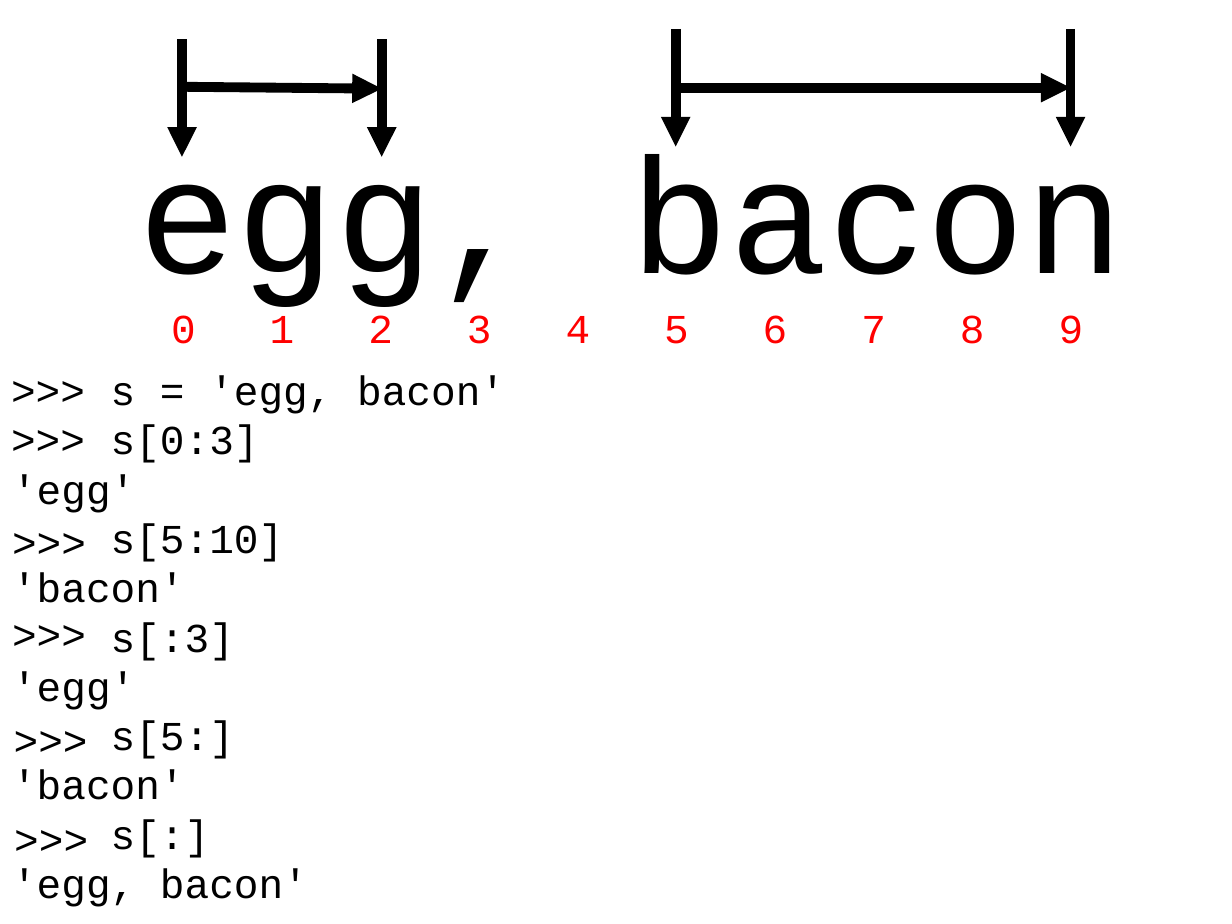
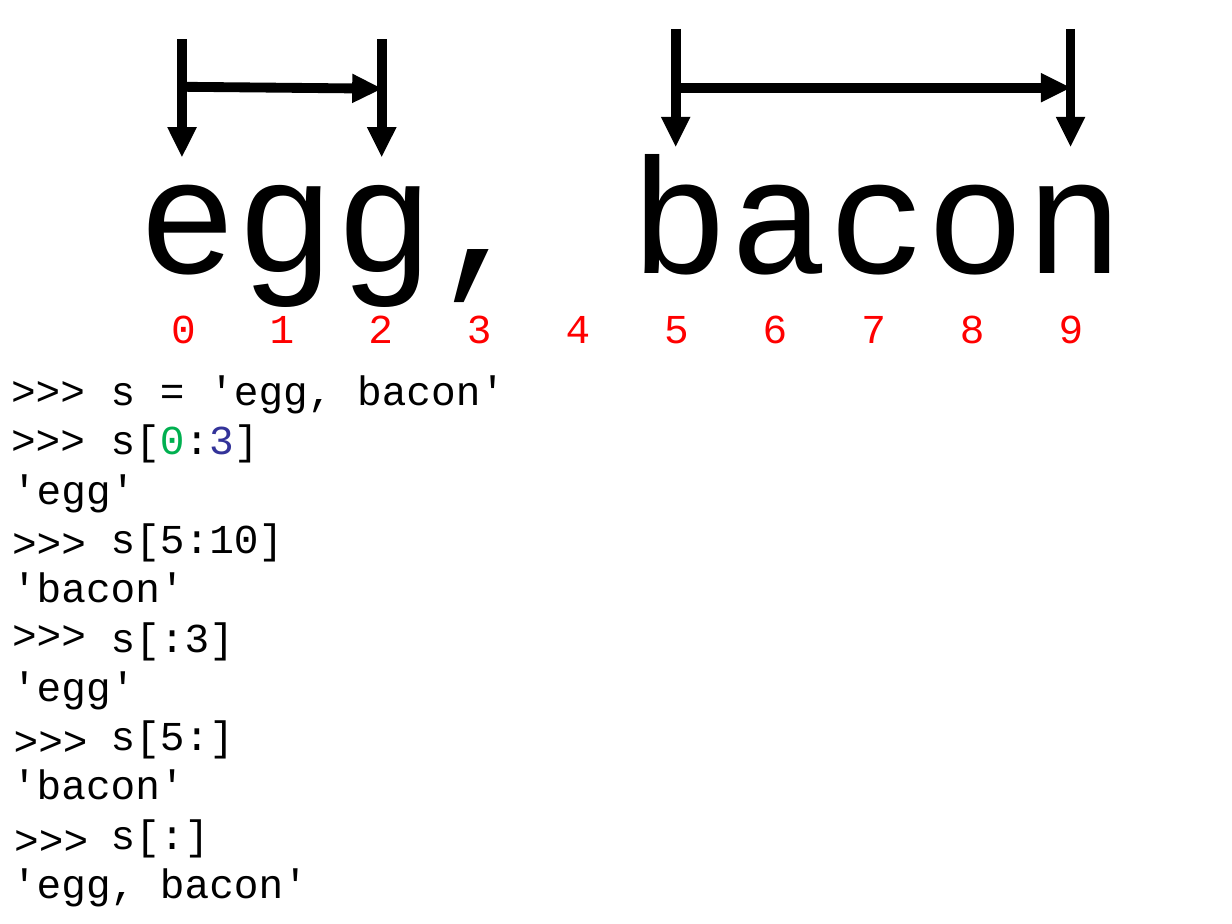
Before and after one commit to parmentelat/flotpython-archive, a slide deck: slide 1 of semaine2/CO12AL-W2-SLIDE3.pptx. Drawn at 1232x924 pixels with LibreOffice and Linux fonts; fonts in the diff are those of the drawing. Boxes give left, top, right and bottom in pixels: in the first picture for what was removed or moved away, otherwise in the second. Text is boxed around its words. In the diff, an @@ line names an element or a change of style, - is before the commit and + after.

```diff
--- a/semaine2/CO12AL-W2-SLIDE3.pptx
+++ b/semaine2/CO12AL-W2-SLIDE3.pptx
@@ text at [111, 425, 259, 463]: text colour #000000 to #00B050, text colour #000000 to #333399 in "s[0:3]" @@
```
Also in this commit, not shown: 1 other slide changed, 5 other files.
